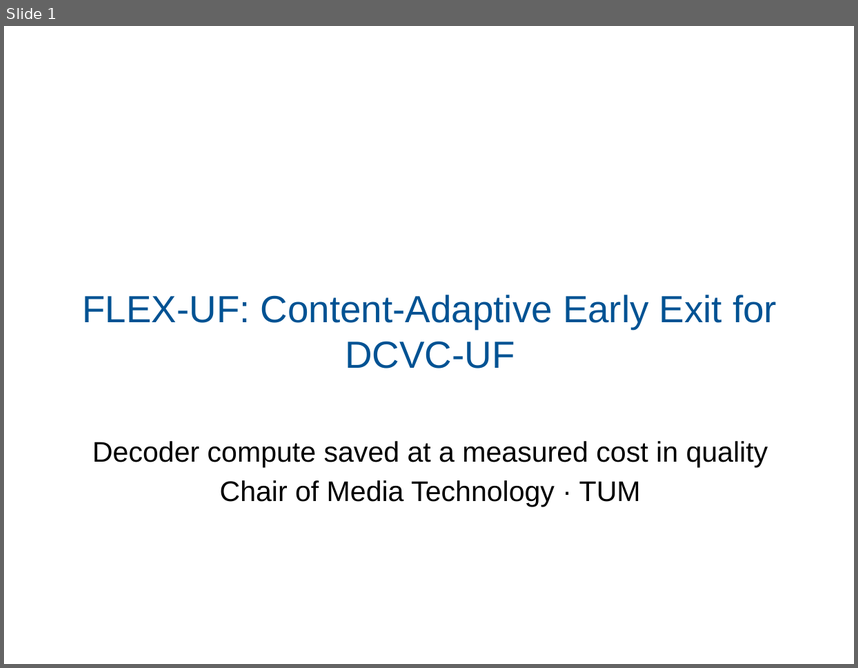
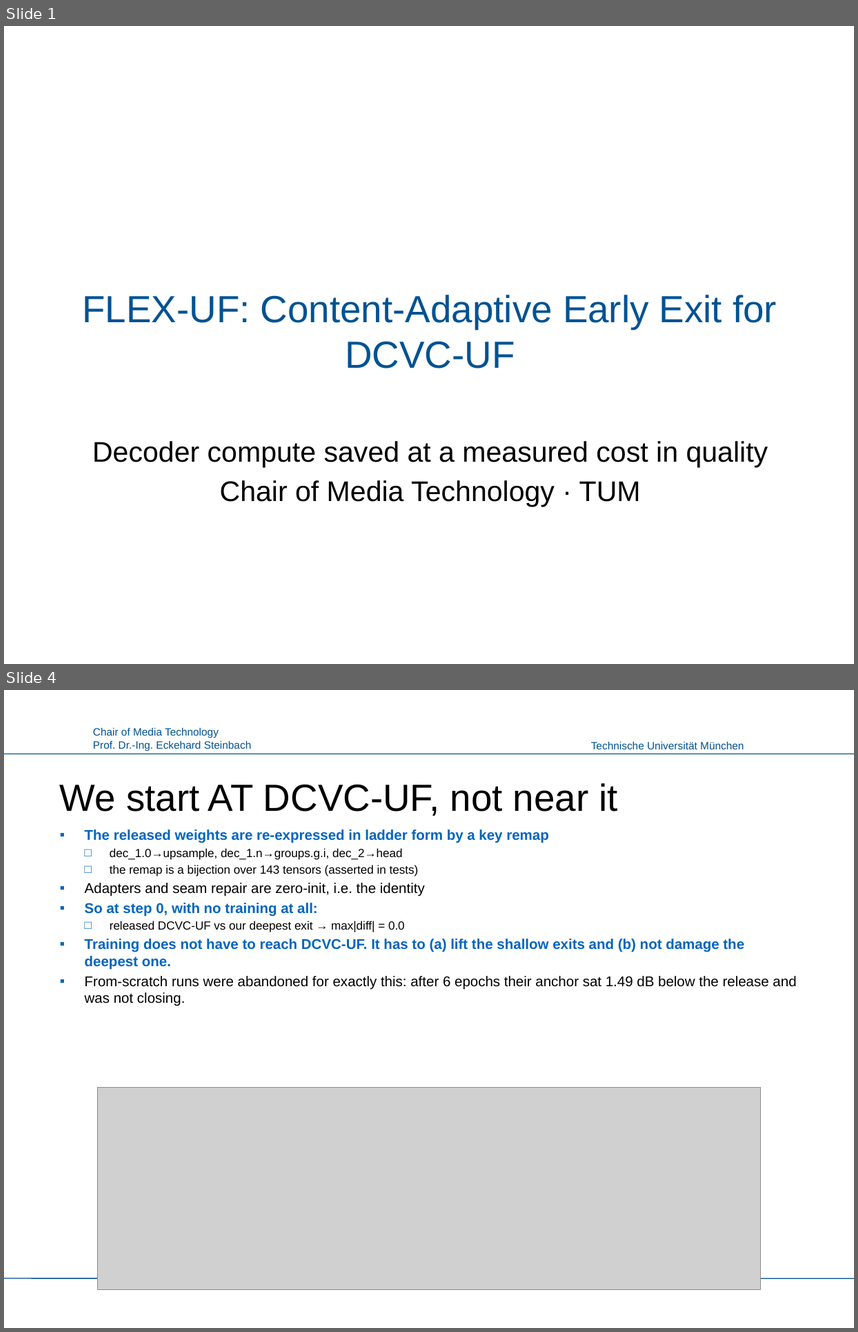
Before and after one commit to canerim/FLEX-FLOP, a slide deck: paper/FLEX-UF_LMT.pptx. Shown one above the other, each under a label of ours: slide 1 before the commit, slides 1 and 4 after it; the slides between them are not shown. The pictures are 858x668 and 858x1332 pixels, drawn with LibreOffice and Linux fonts; fonts in the diff are those of the drawing; grey boxes stand for pictures; background and template pictures are left out. Boxes give left, top, right and bottom in pixels: in the first picture for what was removed or moved away, otherwise in the second. Text is boxed around its words. In the diff, an @@ line names an element or a change of style, - is before the commit and + after.

```diff
--- a/paper/FLEX-UF_LMT.pptx
+++ b/paper/FLEX-UF_LMT.pptx
@@ slide 4 added at [4, 690, 854, 1328], background #FFFFFF @@
@@ text added at [93, 727, 252, 751], 9 pt, text #005293 @@
+Chair of Media Technology
+Prof. Dr.-Ing. Eckehard Steinbach
@@ text added at [591, 741, 744, 749], 9 pt, text #005293 @@
+Technische Universität München
@@ line added from (4, 753) to (854, 753), #005293 0.75 pt @@
@@ title added at [60, 783, 618, 816], 32 pt, text #000000 @@
+We start AT DCVC-UF, not near it
@@ text added at [85, 829, 796, 1006], 12 pt, text #000000 @@
+▪ The released weights are re-expressed in ladder form by a key remap
+  □ dec_1.0→upsample, dec_1.n→groups.g.i, dec_2→head
+  □ the remap is a bijection over 143 tensors (asserted in tests)
+▪ Adapters and seam repair are zero-init, i.e. the identity
+▪ So at step 0, with no training at all:
+  □ released DCVC-UF vs our deepest exit → max|diff| = 0.0
+▪ Training does not have to reach DCVC-UF. It has to (a) lift the shallow exits and (b) not damage the deepest one.
+▪ From-scratch runs were abandoned for exactly this: after 6 epochs their anchor sat 1.49 dB below the release and was not closing.
@@ picture added at [98, 1087, 760, 1290] @@
@@ line added from (4, 1279) to (854, 1279), #005293 0.75 pt @@
```
Also in this commit, not shown: 5 slides changed, 5 other slides added, 6 slides removed, 3 other files.
